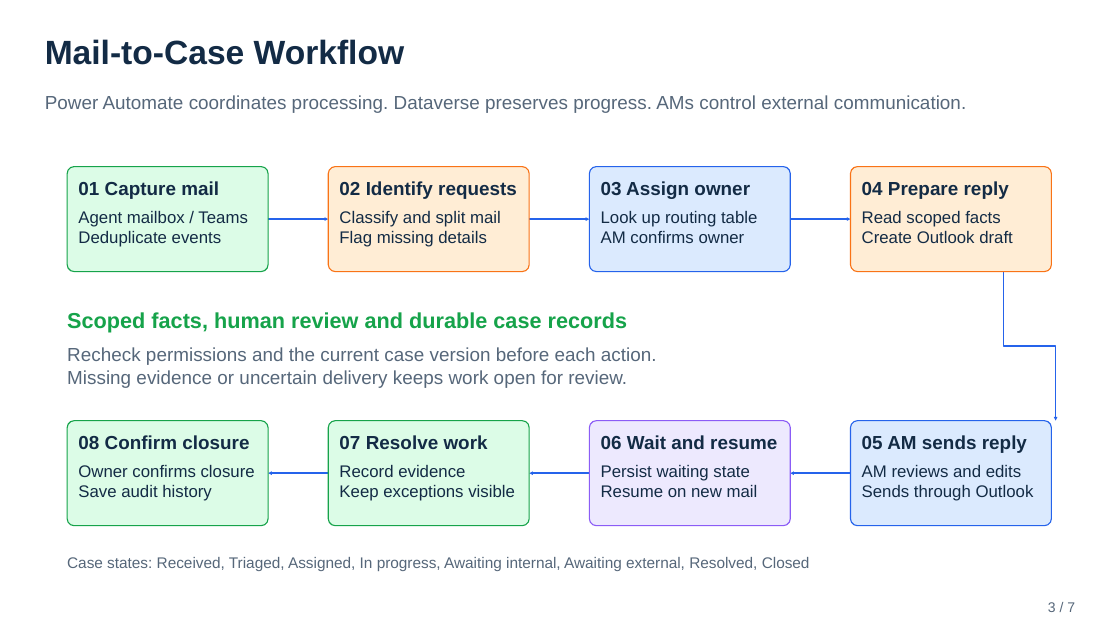
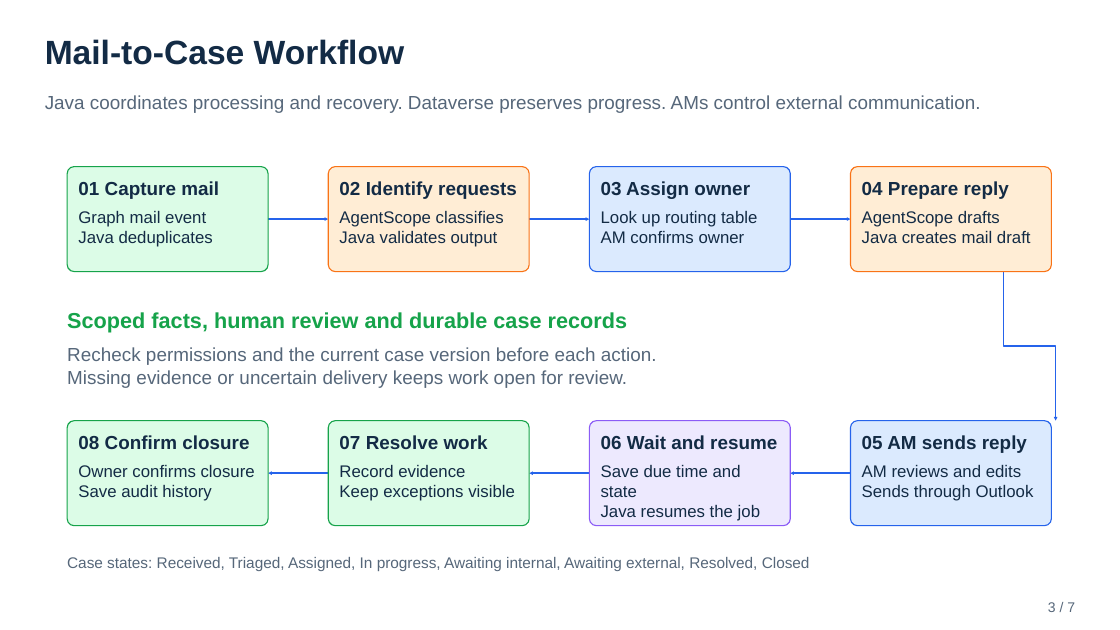
Before and after one commit to realAaronWu/aam, a slide deck: slide 3 of docs/presentations/aam-project-overview-mvp.pptx. Drawn at 1120x630 pixels with LibreOffice and Linux fonts; fonts in the diff are those of the drawing. Boxes give left, top, right and bottom in pixels: in the first picture for what was removed or moved away, otherwise in the second. Text is boxed around its words. In the diff, an @@ line names an element or a change of style, - is before the commit and + after.

```diff
--- a/docs/presentations/aam-project-overview-mvp.pptx
+++ b/docs/presentations/aam-project-overview-mvp.pptx
@@ text at box(45, 95, 980, 113): text changed @@
-Power Automate coordinates processing. Dataverse preserves progress. AMs control external communication.
+Java coordinates processing and recovery. Dataverse preserves progress. AMs control external communication.
@@ text at box(78, 211, 213, 247): text changed @@
-Agent mailbox / Teams
-Deduplicate events
+Graph mail event
+Java deduplicates
@@ text at box(339, 210, 504, 247): text changed @@
-Classify and split mail
-Flag missing details
+AgentScope classifies
+Java validates output
@@ text at box(862, 211, 1031, 243): text changed @@
-Read scoped facts
-Create Outlook draft
+AgentScope drafts
+Java creates mail draft
@@ text at box(601, 465, 760, 521): text changed @@
-Persist waiting state
-Resume on new mail
+Save due time and state
+Java resumes the job
```
Also in this commit, not shown: 5 other slides changed, 1 slide added, 1 slide removed.
